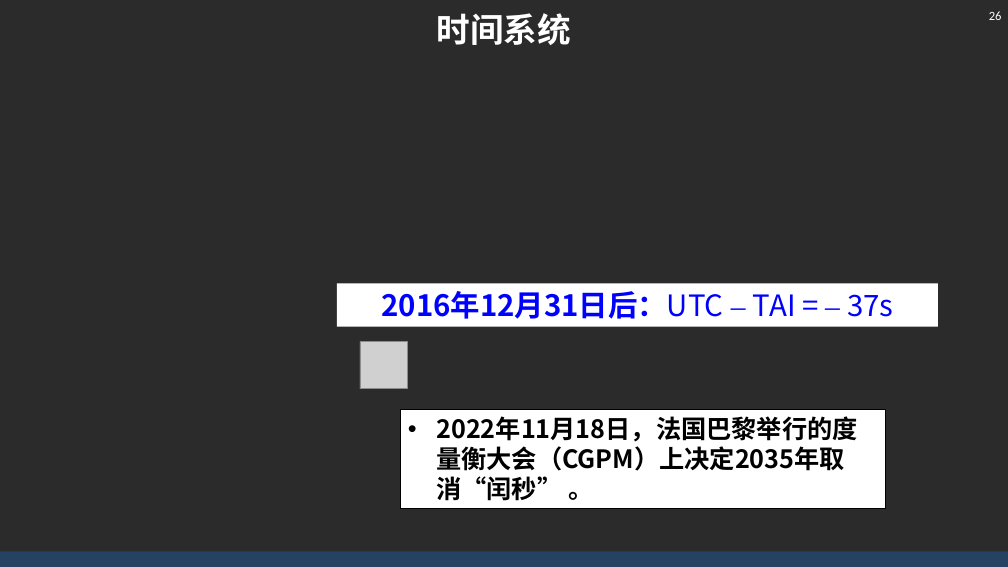
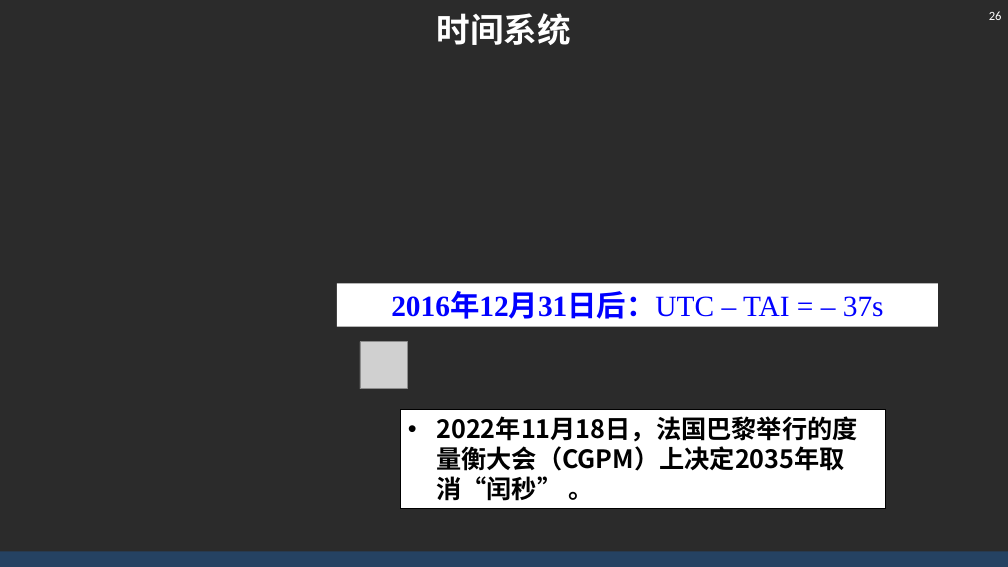
Before and after one commit to AsBackup/DAOSSA, a slide deck: slide 26 of 01 天球概念与时间系统.pptx. Drawn at 1008x567 pixels with LibreOffice and Linux fonts; fonts in the diff are those of the drawing; grey boxes stand for pictures; background and template pictures are left out; a plain dark background stands for a picture behind light text. Boxes give left, top, right and bottom in pixels: in the first picture for what was removed or moved away, otherwise in the second. Text is boxed around its words. In the diff, an @@ line names an element or a change of style, - is before the commit and + after.

```diff
--- a/01 天球概念与时间系统.pptx
+++ b/01 天球概念与时间系统.pptx
@@ rectangle "2016年12月31日后：UTC – TAI = – ..." at <box>337,284,938,327</box>: font Noto Sans CJK SC to Times New Roman @@
```
Also in this commit, not shown: 2 other slides changed.
